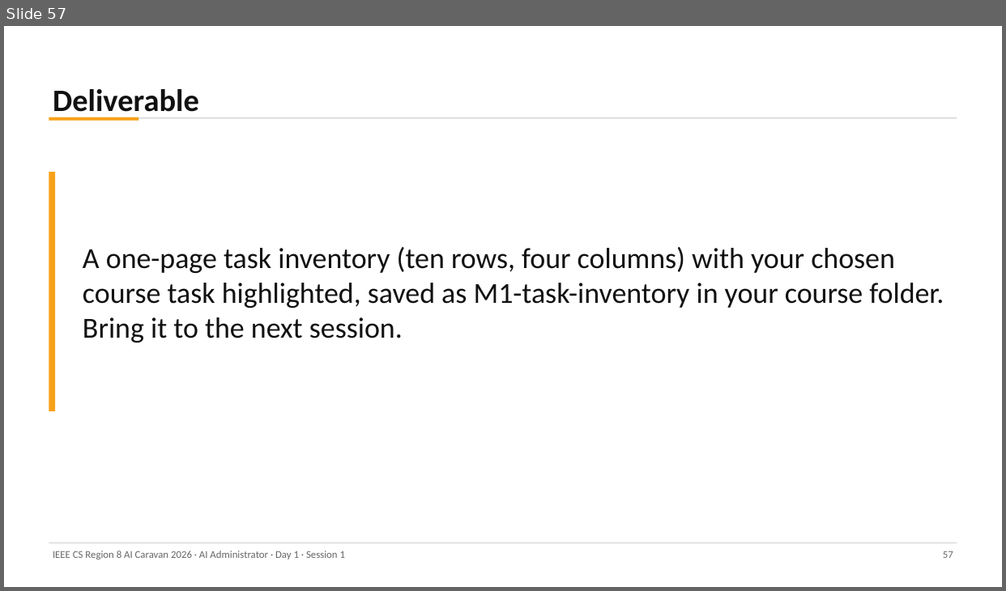
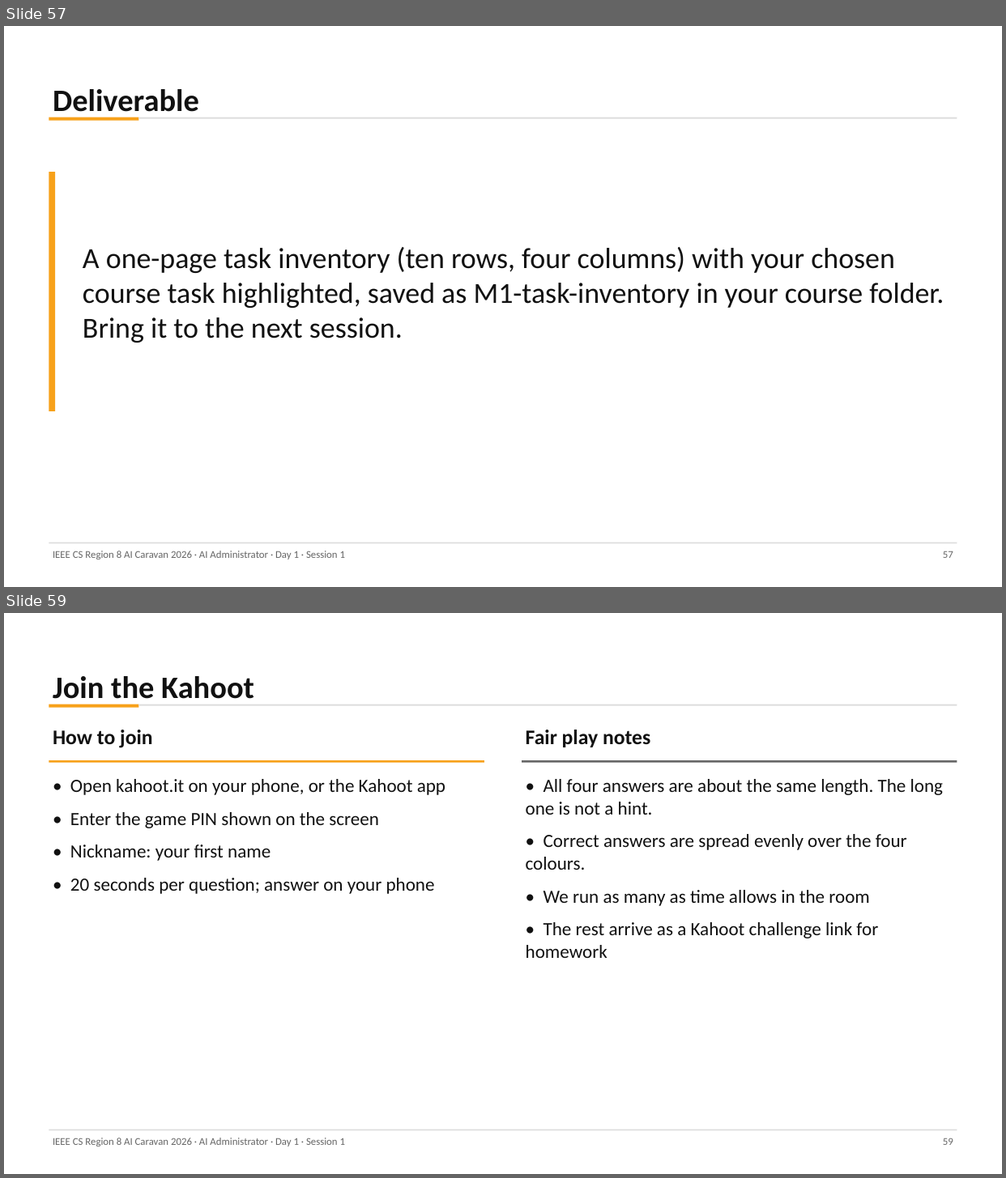
Before and after one commit to abedbanna/snippet-vault, a slide deck: instructor/ai-administrator/out/day1/Day1_S1_Foundations.pptx. Shown one above the other, each under a label of ours: slide 57 before the commit, slides 57 and 59 after it; the slides between them are not shown. The pictures are 1006x591 and 1006x1178 pixels, drawn with LibreOffice and Linux fonts; fonts in the diff are those of the drawing. Boxes give left, top, right and bottom in pixels: in the first picture for what was removed or moved away, otherwise in the second. Text is boxed around its words. In the diff, an @@ line names an element or a change of style, - is before the commit and + after.

Commit message:
Session 1: Kahoot replaces knowledge-check slides; live bot QR and details; retimed close

```diff
--- a/instructor/ai-administrator/out/day1/Day1_S1_Foundations.pptx
+++ b/instructor/ai-administrator/out/day1/Day1_S1_Foundations.pptx
@@ slide 59 added at (4,613,1002,1174), background #FFFFFF @@
@@ text added at (53,676,254,705), 30 pt, text #111111, bold @@
+Join the Kahoot
@@ rectangle added at (49,705,138,707), fill #F7A11A @@
@@ rectangle added at (138,705,957,706), fill #DDDDDD @@
@@ text added at (53,730,152,748), 20 pt, text #111111, bold @@
+How to join
@@ text added at (526,730,650,747), 20 pt, text #111111, bold @@
+Fair play notes
@@ rectangle added at (49,760,484,763), fill #F7A11A @@
@@ text added at (70,779,445,894), 18 pt, text #111111 @@
+• Open kahoot.it on your phone, or the Kahoot app
+• Enter the game PIN shown on the screen
+• Nickname: your first name
+• 20 seconds per question; answer on your phone
@@ rectangle added at (522,760,957,763), fill #666666 @@
@@ text added at (526,779,943,958), 18 pt, text #111111 @@
+• All four answers are about the same length. The long one is not a hint.
+• Correct answers are spread evenly over the four colours.
+• We run as many as time allows in the room
+• The rest arrive as a Kahoot challenge link for homework
@@ rectangle added at (49,1130,957,1131), fill #DDDDDD @@
@@ text added at (53,1138,345,1147), 10 pt, text #666666 @@
+IEEE CS Region 8 AI Caravan 2026 · AI Administrator · Day 1 · Session 1
@@ text added at (943,1138,953,1145), 10 pt, text #666666 @@
+59
```
Also in this commit, not shown: 9 slides changed, 10 slides removed, 3 other files.
